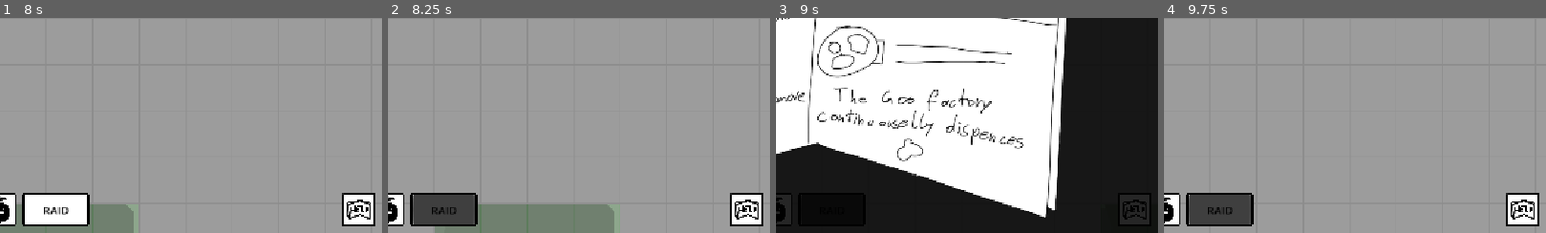
Above: before the commit, frames 1-4 (left to right).
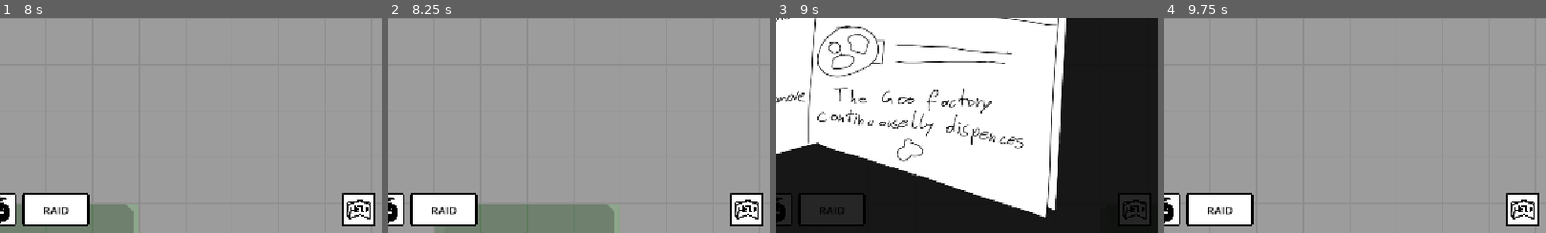
Above: after the commit, the same moments.

Repository: Schlutzkrapfen/Camara-Game
Game: Godot game, scene res://Levels/main_scene_RobertTesting.tscn
The game is run twice, just before and just after one commit, with the same random seed, the same clock (stepped at 60 frames per second) and the same inputs.
Inputs (mouse positions are % of the whole screen's width and height, from its top left):
- Up to frame 1 (8 s): click (3, 95) at 0.5 s; click (8, 95) at 1.25 s; click (13, 95) at 2 s; click (19, 95) at 2.75 s; click (24, 95) at 3.5 s; click (29, 95) at 4.25 s; click (34, 95) at 5 s; click (39, 95) at 5.75 s; click (45, 95) at 6.5 s; click (50, 95) at 7.25 s
- Up to frame 2 (8.25 s): click "RAID" at 8 s
- Up to frame 3 (9 s): click (97, 95) at 8.75 s
- Up to frame 4 (9.75 s): click "X" at 9.5 s
The pictures show only the part of the screen within x 50-100%, y 50-100%; the shares and areas given below are measured in that part.

Frame 1 is identical in both runs. In frame 2, 2.2% of the frame differs, in the area x 6-23%, y 82-96%; in frame 3, 2.1%; in frame 4, 2.2%.

Commit message:
added the goo add amount

Diff:
--- a/script/globals/GameManager.gd
+++ b/script/globals/GameManager.gd
@@ -7,10 +7,13 @@
 @export var cam: CameraController
 @export var tilemap: FlowField
 
+
 @export_category("Raiding")
 @export var settlements: Array[PackedScene]
 var curSettlementIndex: int = 0
 var curSettlement: Node2D
+@export var goo_win_amount:Array[int]  = [0,20,40,100,140,200,200,200,
+200,200,200,200,200,200,1000,1000,1000,1000,1000,1000,]
 
 @export_category("Tutorial")
 @export var tutorial_images: Array[Texture2D] = []
@@ -84,15 +87,19 @@
 	# curSettlementIndex += 1 evtl -> would even increase when the raid failed
 	cam.locked = true;
 
+
 var check_amount:float = 1
-func check_if_finished():
-	await get_tree().create_timer(check_amount).timeout
-	if get_tree().get_node_count_in_group("enemies") >= 1:
-		check_if_finished()
+func check_if_finished() -> void:
+	while get_tree().get_node_count_in_group("enemies") >= 1:
+		await get_tree().create_timer(check_amount).timeout
 	btn_Raid.disabled = false
+	Global.curGoo += goo_win_amount[curSettlementIndex]
+
+
 
 func StartRaid() -> void:
 	btn_Raid.disabled = true
+	check_if_finished()
 	if settlements == null:
 		return
 	if settlements.size() == curSettlementIndex:
--- a/script/globals/Global.gd
+++ b/script/globals/Global.gd
@@ -14,8 +14,7 @@
 	preload("res://Resourcen/upgrader.tres"),
 	preload("res://Resourcen/aliver.tres"),
 ]
-func raid_happening():
-	return
+
 var current_house: int = 1
 enum TileTransform {
 	ROTATE_0 = 0,
